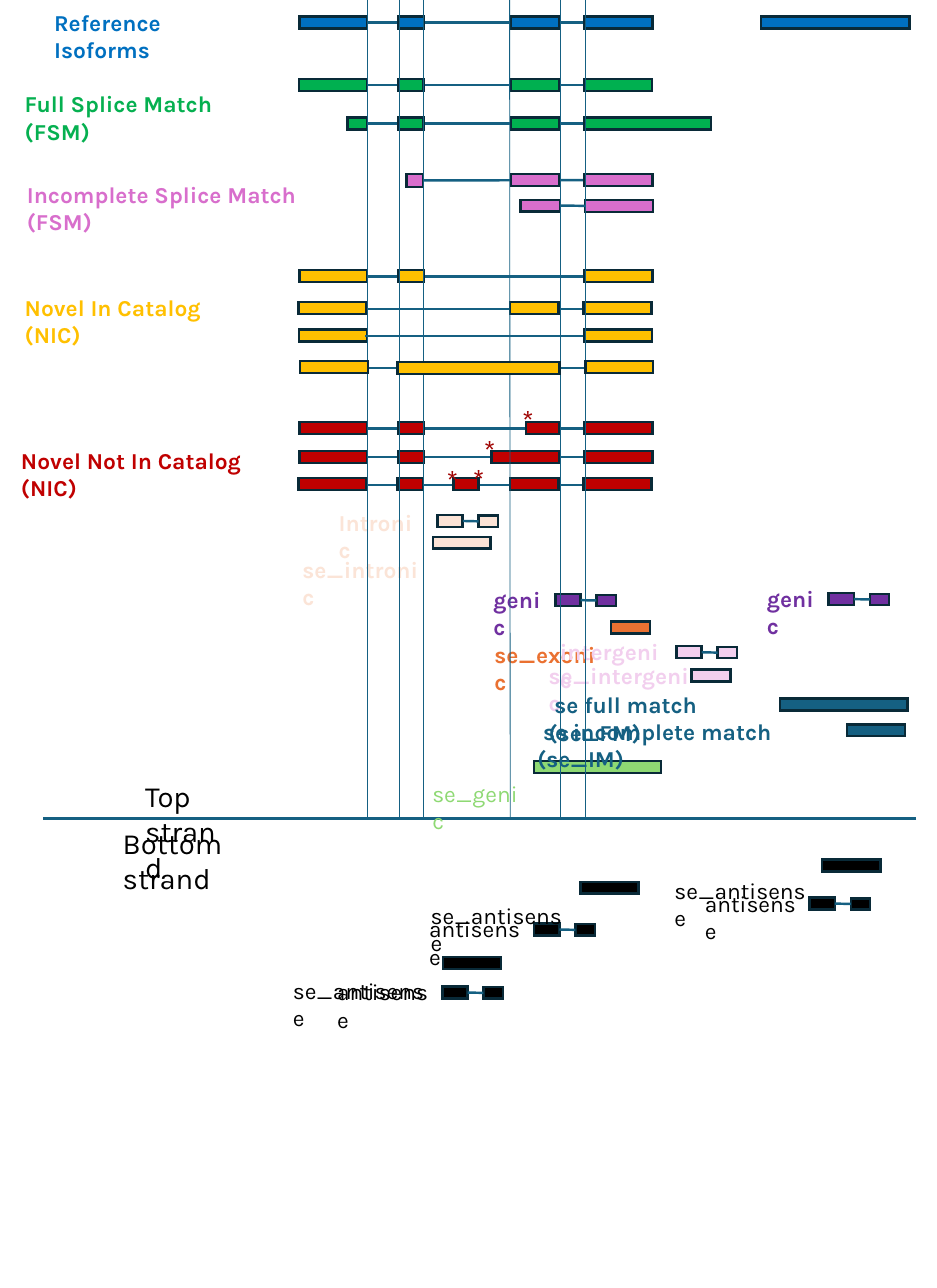
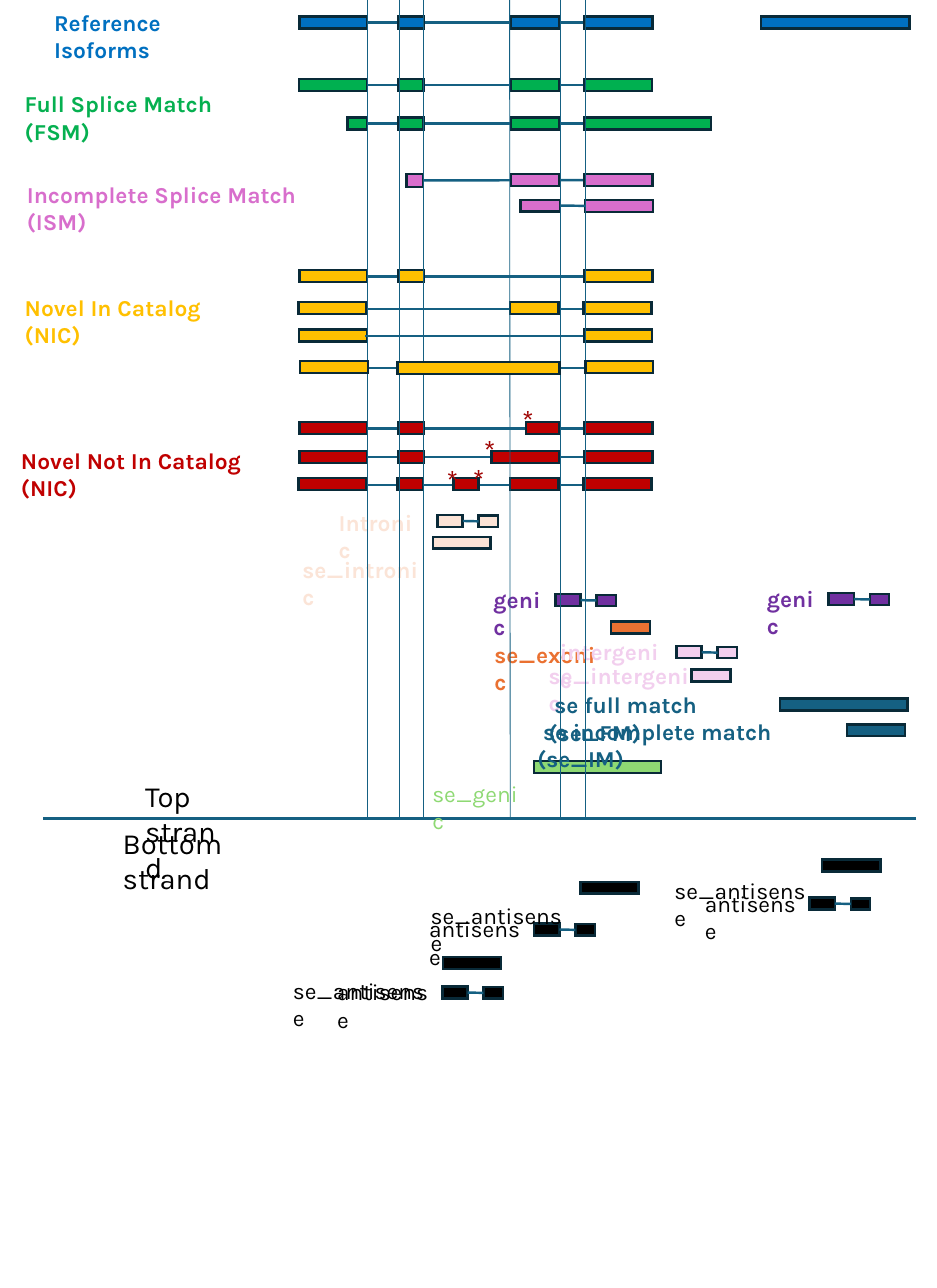
Before and after one commit to MethodsDev/LongReadAlignmentAssembler, a slide deck: slide 1 of testing/read_to_isoform_class_assignments/docs/sqanti-like.pptx. Drawn at 937x1288 pixels with LibreOffice and Linux fonts; fonts in the diff are those of the drawing. Boxes give left, top, right and bottom in pixels: in the first picture for what was removed or moved away, otherwise in the second. Text is boxed around its words. In the diff, an @@ line names an element or a change of style, - is before the commit and + after.

```diff
--- a/testing/read_to_isoform_class_assignments/docs/sqanti-like.pptx
+++ b/testing/read_to_isoform_class_assignments/docs/sqanti-like.pptx
@@ text at box(27, 187, 296, 233): text changed @@
-Incomplete Splice Match (FSM)
+Incomplete Splice Match (ISM)
```
Also in this commit, not shown: 1 other file.
